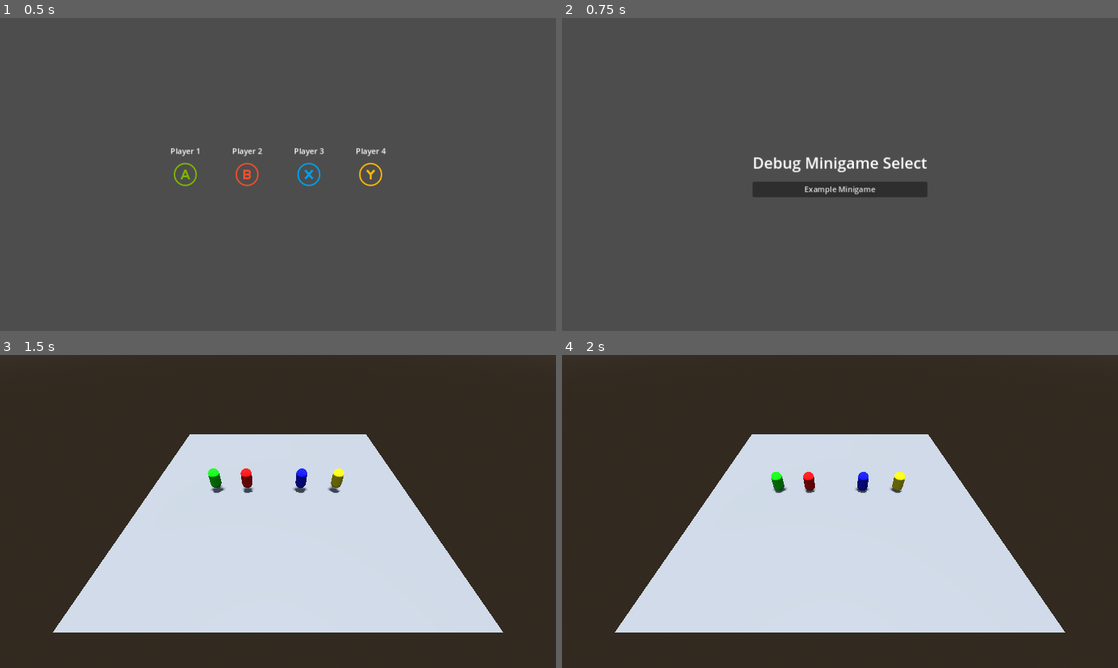
Above: before the commit, frames 1-4 (two rows, left to right).
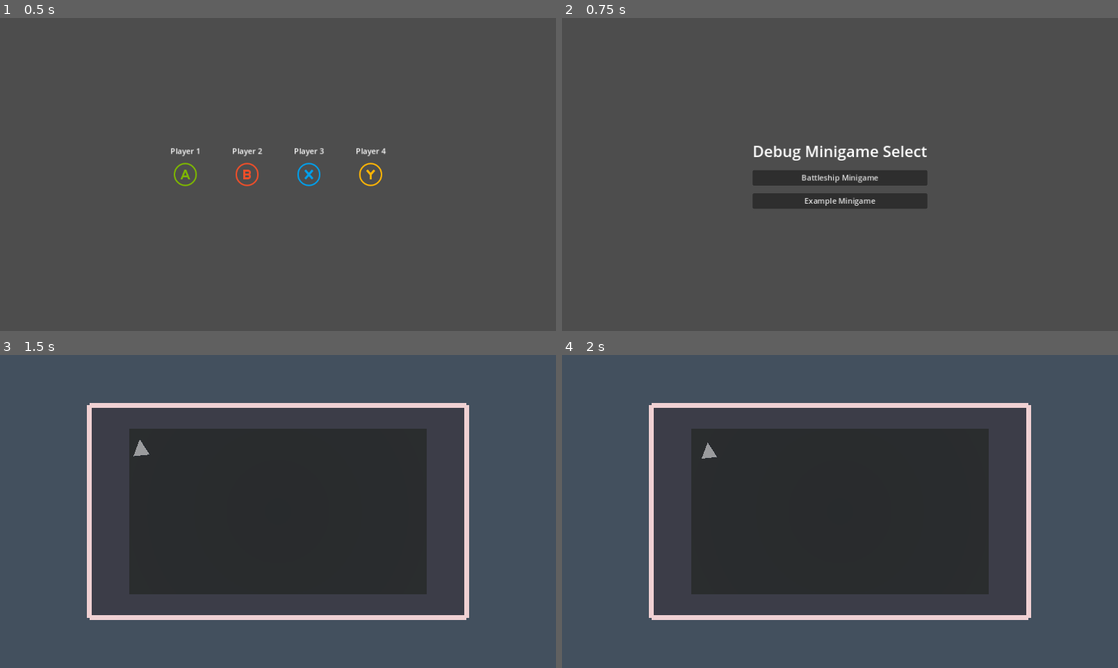
Above: after the commit, the same moments.

Repository: devlup-fsu/party-game
Game: Godot game, scene res://Core/Main/main.tscn
The game is run twice, just before and just after one commit, with the same random seed, the same clock (stepped at 60 frames per second) and the same inputs.
Inputs (mouse positions are in pixels of both pictures, inside the frame that each line leads up to):
- Up to frame 1 (0.5 s): no input
- Up to frame 2 (0.75 s): tap Enter (core_submit) at 0.5, 0.6 s; move the mouse to (962, 158) at 0.52 s; hold W (core_player_up) from 0.53 s (still down); click (962, 158) at 0.67 s
- Up to frame 3 (1.5 s): tap Space (core_player_jump) at 0.77 s; release W (core_player_up) at 1.25 s; click "Example Minigame" (after the commit: "Battleship Minigame") at 1.25 s
- Up to frame 4 (2 s): no input

Frame 1 is identical in both runs. In frame 2, 4.0% of the frame differs, in the area x 34-66%, y 40-61%; in frame 3, 96%, in the area x 0-100%, y 0-100%; in frame 4, 96%.

Commit message:
Added Controller Movment

Diff:
--- a/BattleshipMinigame/player_1.gd
+++ b/BattleshipMinigame/player_1.gd
@@ -2,24 +2,31 @@
 
 
 const MAX_LIN_SPEED = 20.0 # m/sec
-const LIN_ACCEL = 20.0 # m/sec^2
+const LIN_ACCEL = 40.0 # m/sec^2
 const MAX_ROTATIONAL_VELO = 5.0 # rads/sec
 const ROTATIONAL_ACCEL = 15.0 # rads/sec^2
 const TARGET_CENTRIP_ACCEL = 75.0 # m/sec^2
-
+const CROSS_PROD_DEADZONE = 0.0001 # unitless
 
 var target_lin_velo : float = 0.0 # m/sec
 var lin_velo : float = 0.0 # m/sec
 var target_rotational_velo : float = 0.0 # rads/sec
 var rotational_velo : float = 0.0 # rads/sec
 
+
+@export var player: Controls.Player
+@export var color: Color
+
+
 func _physics_process(delta: float) -> void:
 	# Add the gravity.
 	if not is_on_floor():
 		velocity += get_gravity() * delta
 
-	set_target_rotational_velo()
-	set_target_lin_velo()
+	var input_dir : Vector2 = Controls.get_vector(player, "core_player_left", "core_player_right", "core_player_up", "core_player_down")
+	var forward_dir = Vector2(-transform.basis.z.normalized().x, -transform.basis.z.normalized().z)
+	set_target_rotational_velo(input_dir, forward_dir)
+	set_target_lin_velo(input_dir)
 
 	# Handle rotational/linear velocity
 	rotational_velo = move_toward(rotational_velo, target_rotational_velo, ROTATIONAL_ACCEL * delta)
@@ -30,28 +37,23 @@
 
 	print(str(rotational_velo))
 	# Based on forward direction vector, set directional velocity
-	var forward_direction = -transform.basis.z.normalized()
-	velocity.x = forward_direction.x * lin_velo
-	velocity.z = forward_direction.z * lin_velo
+
+	velocity.x = forward_dir.x * lin_velo
+	velocity.z = forward_dir.y * lin_velo # forward_dir is a Vector2, so grab the y
+
 
 	move_and_slide()
 
-func set_target_rotational_velo():
-	if (Input.is_action_pressed("p1_turn_left") == Input.is_action_pressed("p1_turn_right")):
-		target_rotational_velo = 0.0
-	elif lin_velo <= 15:
-		if (Input.is_action_pressed("p1_turn_left")):
-			target_rotational_velo = MAX_ROTATIONAL_VELO
-		else:
-			target_rotational_velo = -1 * MAX_ROTATIONAL_VELO
+func set_target_rotational_velo(input_vector: Vector2, forward_vector: Vector2):
+	var cross_prod : float = input_vector.cross(forward_vector)
+	if (input_vector.length() == 0) or ((abs(cross_prod) < CROSS_PROD_DEADZONE) and (input_vector.dot(forward_vector) > 0)):
+		target_rotational_velo = 0
+		return
+
+	if (cross_prod > 0):
+		target_rotational_velo = MAX_ROTATIONAL_VELO * sqrt(cross_prod)
 	else:
-		if (Input.is_action_pressed("p1_turn_left")):
-			target_rotational_velo = TARGET_CENTRIP_ACCEL / lin_velo
-		else:
-			target_rotational_velo = -1 * TARGET_CENTRIP_ACCEL / lin_velo
+		target_rotational_velo = -1 * MAX_ROTATIONAL_VELO * sqrt(abs(cross_prod))
 
-func set_target_lin_velo():
-	if (Input.is_action_pressed("p1_forward")):
-		target_lin_velo = MAX_LIN_SPEED
-	else:
-		target_lin_velo = 0.0
+func set_target_lin_velo(input_vector: Vector2):
+	target_lin_velo = input_vector.normalized().length() * MAX_LIN_SPEED
--- a/BattleshipMinigame/player_1.tscn
+++ b/BattleshipMinigame/player_1.tscn
@@ -18,11 +18,11 @@
 transform = Transform3D(0.994151, 0, 0.107999, 0, 1, 0, -0.107999, 0, 0.994151, 0, 0, 0)
 script = ExtResource("1_ahrti")
 
-[node name="Main Body" type="MeshInstance3D" parent="."]
+[node name="MainBody" type="MeshInstance3D" parent="."]
 transform = Transform3D(1, 0, 0, 0, -4.37114e-08, 1, 0, -1, -4.37114e-08, 0, 0, 0)
 mesh = SubResource("PrismMesh_wjgbf")
 
-[node name="Main Body Collision" type="CollisionShape3D" parent="."]
+[node name="MainBodyCollision" type="CollisionShape3D" parent="."]
 transform = Transform3D(1, 0, 0, 0, -4.37114e-08, 1, 0, -1, -4.37114e-08, 0, 0, 0)
 shape = SubResource("ConvexPolygonShape3D_i21m7")
 
@@ -32,4 +32,4 @@
 mesh = SubResource("PrismMesh_d448w")
 surface_material_override/0 = SubResource("StandardMaterial3D_g555e")
 
-[node name="Laser Start Postion" type="Marker3D" parent="."]
+[node name="LaserStartPosition" type="Marker3D" parent="."]
--- a/BattleshipMinigame/player_2.gd
+++ b/BattleshipMinigame/player_2.gd
@@ -28,7 +28,7 @@
 	# Apply rotational velocity
 	rotation.y += rotational_velo * delta
 
-	print(str(rotational_velo))
+	# print(str(rotational_velo))
 	# Based on forward direction vector, set directional velocity
 	var forward_direction = -transform.basis.z.normalized()
 	velocity.x = forward_direction.x * lin_velo
--- a/BattleshipMinigame/world.tscn
+++ b/BattleshipMinigame/world.tscn
@@ -107,9 +107,8 @@
 environment = SubResource("Environment_dg5a0")
 
 [node name="player_1" parent="." instance=ExtResource("1_ya70w")]
-transform = Transform3D(0.994151, 0, 0.107999, 0, 1, 0, -0.107999, 0, 0.994151, -35, 1, -15)
-script = null
+transform = Transform3D(0.994151, 0, 0.107999, 0, 1, 0, -0.107999, 0, 0.994151, -33.8145, 3.55533, -15.7797)
 
 [node name="player_2" parent="." instance=ExtResource("2_sklks")]
-transform = Transform3D(1, 0, 0, 0, 1, 0, 0, 0, 1, 35, 1, -15)
-script = null
+transform = Transform3D(1, 0, 0, 0, 1, 0, 0, 0, 1, 34.3152, 0, -16.8185)
+visible = false
--- /dev/null
+++ b/Core/Minigames/battleship_minigame.tres
@@ -0,0 +1,10 @@
+[gd_resource type="Resource" script_class="Minigame" load_steps=3 format=3 uid="uid://8noacgc88dxr"]
+
+[ext_resource type="PackedScene" uid="uid://bt56kwwqia5eo" path="res://BattleshipMinigame/world.tscn" id="1_17epf"]
+[ext_resource type="Script" path="res://Core/Minigames/minigame.gd" id="1_si128"]
+
+[resource]
+script = ExtResource("1_si128")
+name = "Battleship Minigame"
+description = ""
+scene = ExtResource("1_17epf")
